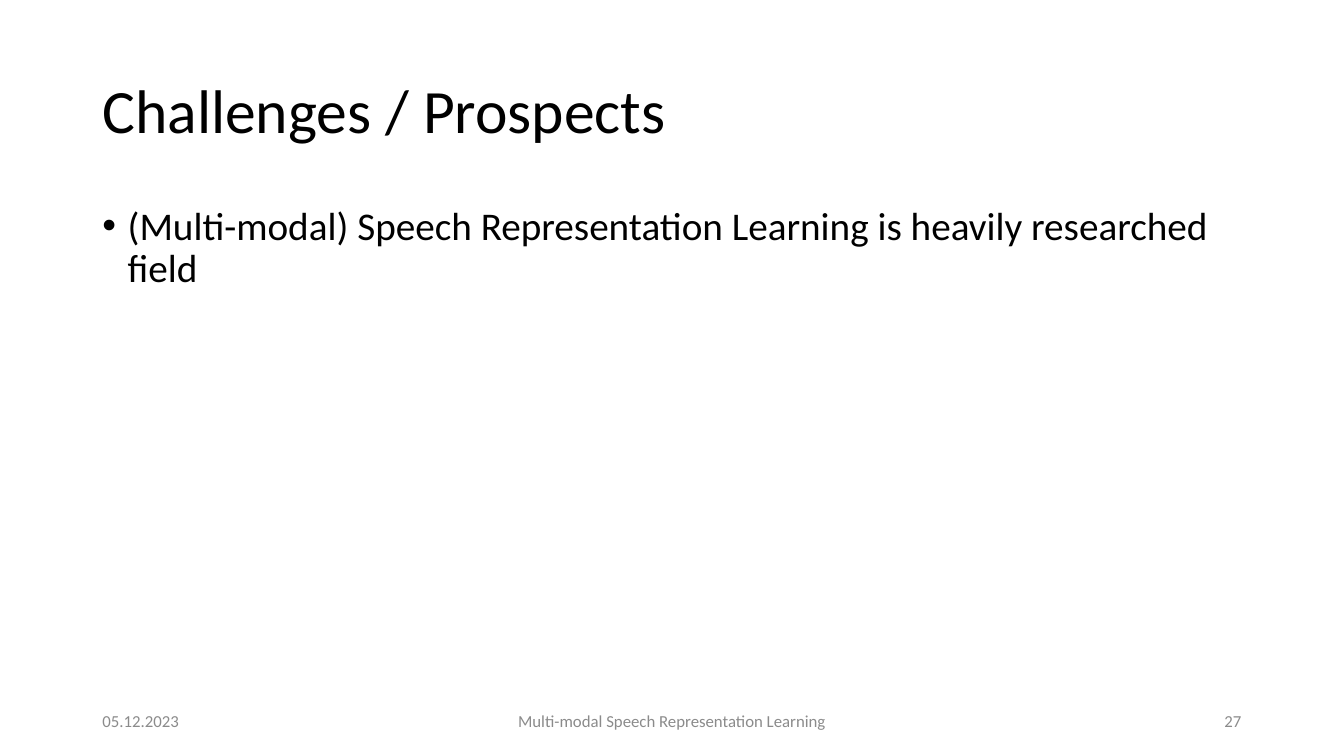
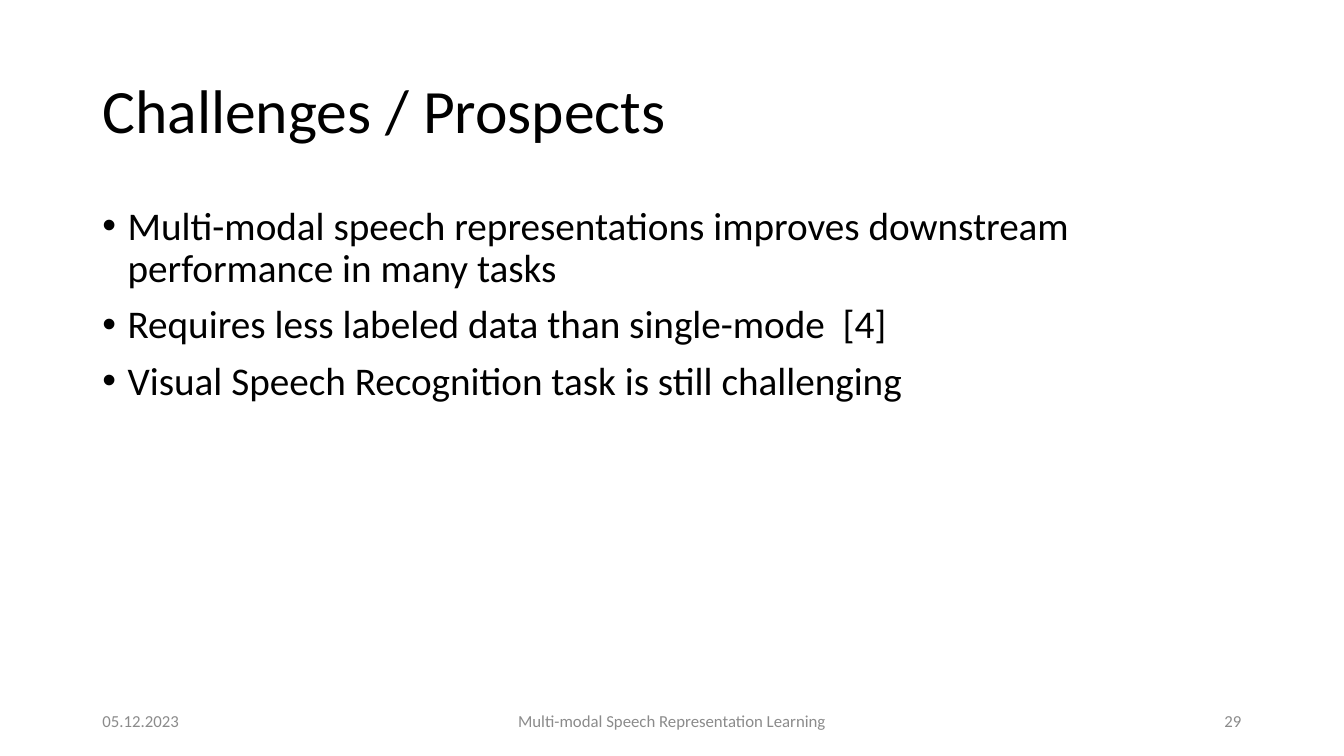
Before and after one commit to carlos-schmidt/nn-seminar, a slide deck: slide 29 of presentation.pptx (slide 27 before the commit). Drawn at 1344x756 pixels with LibreOffice and Linux fonts; fonts in the diff are those of the drawing. Boxes give left, top, right and bottom in pixels: in the first picture for what was removed or moved away, otherwise in the second. Text is boxed around its words. In the diff, an @@ line names an element or a change of style, - is before the commit and + after.

Commit message:
Update slides

```diff
--- a/presentation.pptx
+++ b/presentation.pptx
@@ text at (128,212,1069,402): text changed @@
-• (Multi-modal) Speech Representation Learning is heavily researched field
+• Multi-modal speech representations improves downstream performance in many tasks
+• Requires less labeled data than single-mode [4]
+• Visual Speech Recognition task is still challenging
@@ page number at (1224,716,1241,727): text changed @@
-27
+29
```
Also in this commit, not shown: 6 other slides changed, 1 slide added, 1 other file.
